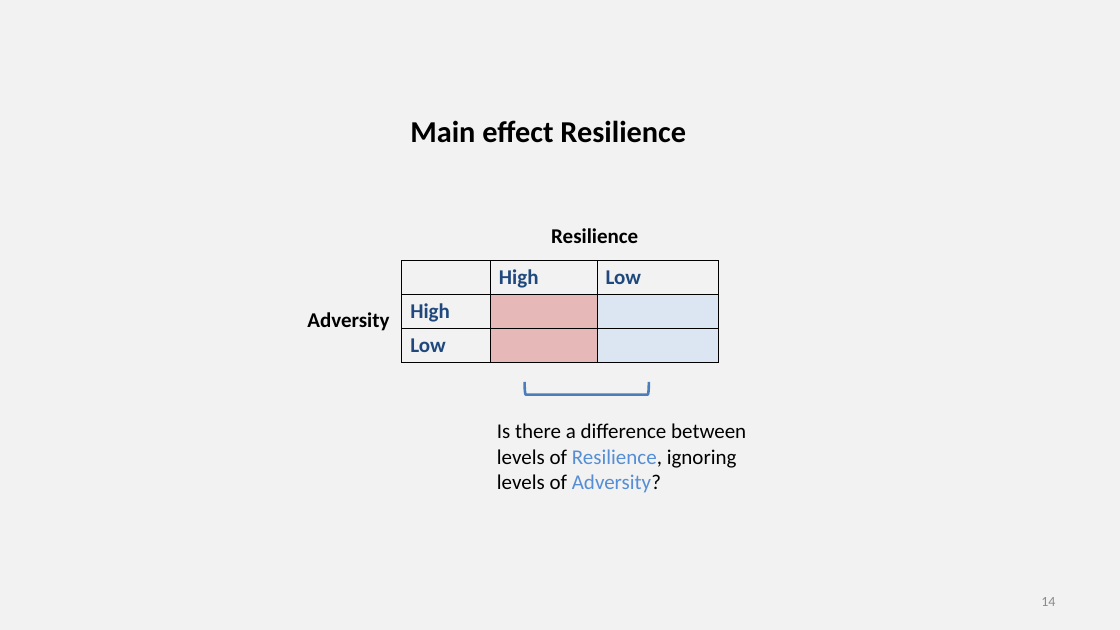
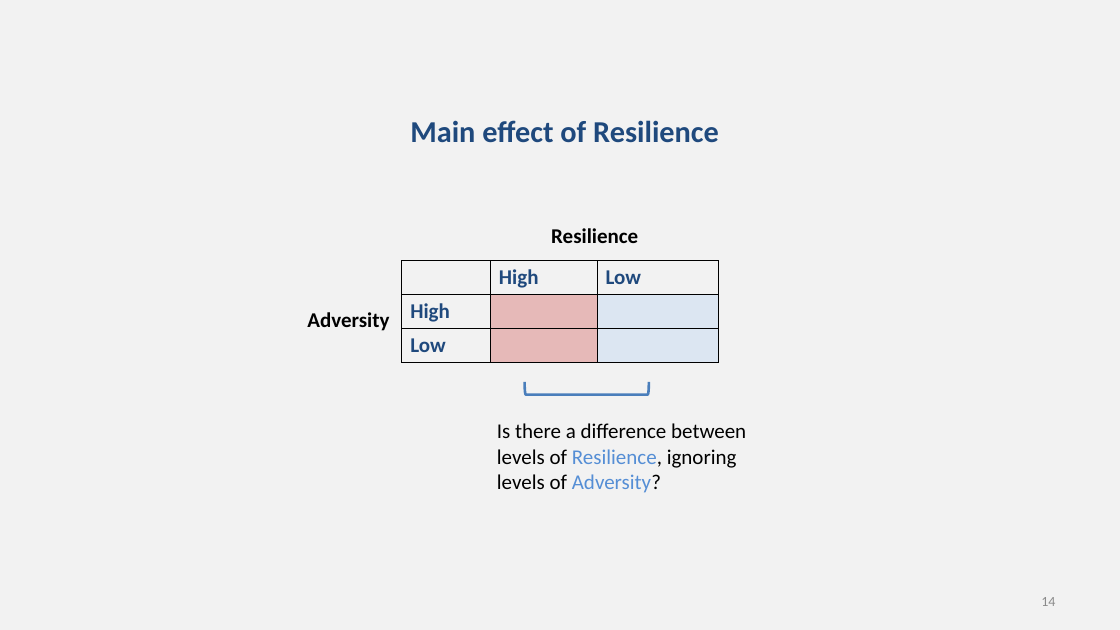
Before and after one commit to chrisjberry/datafluencyCB, a slide deck: slide 14 of docs/slides/PSYC753_L3_ANOVA_1.pptx. Drawn at 1120x630 pixels with LibreOffice and Linux fonts; fonts in the diff are those of the drawing. Boxes give left, top, right and bottom in pixels: in the first picture for what was removed or moved away, otherwise in the second. Text is boxed around its words. In the diff, an @@ line names an element or a change of style, - is before the commit and + after.

```diff
--- a/docs/slides/PSYC753_L3_ANOVA_1.pptx
+++ b/docs/slides/PSYC753_L3_ANOVA_1.pptx
@@ text at (410, 120, 719, 143): text changed; text colour #000000 to #1F497D @@
-Main effect Resilience
+Main effect of Resilience
```
Also in this commit, not shown: 9 other slides changed, 2 slides added, 1 slide removed.
